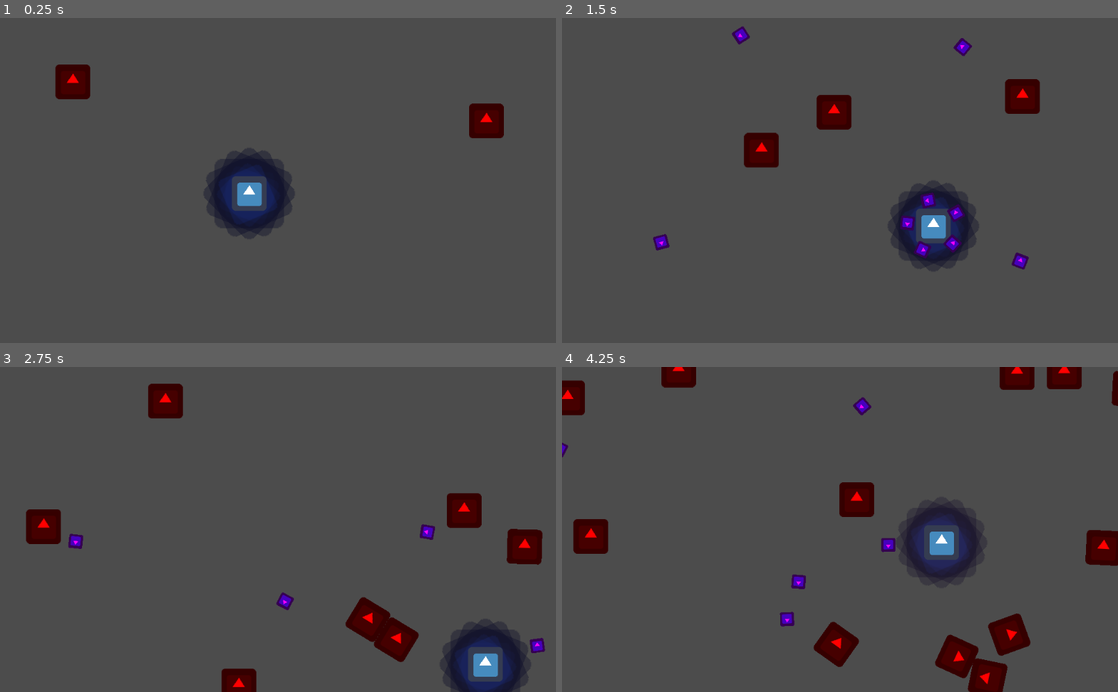
Above: before the commit, frames 1-4 (two rows, left to right).
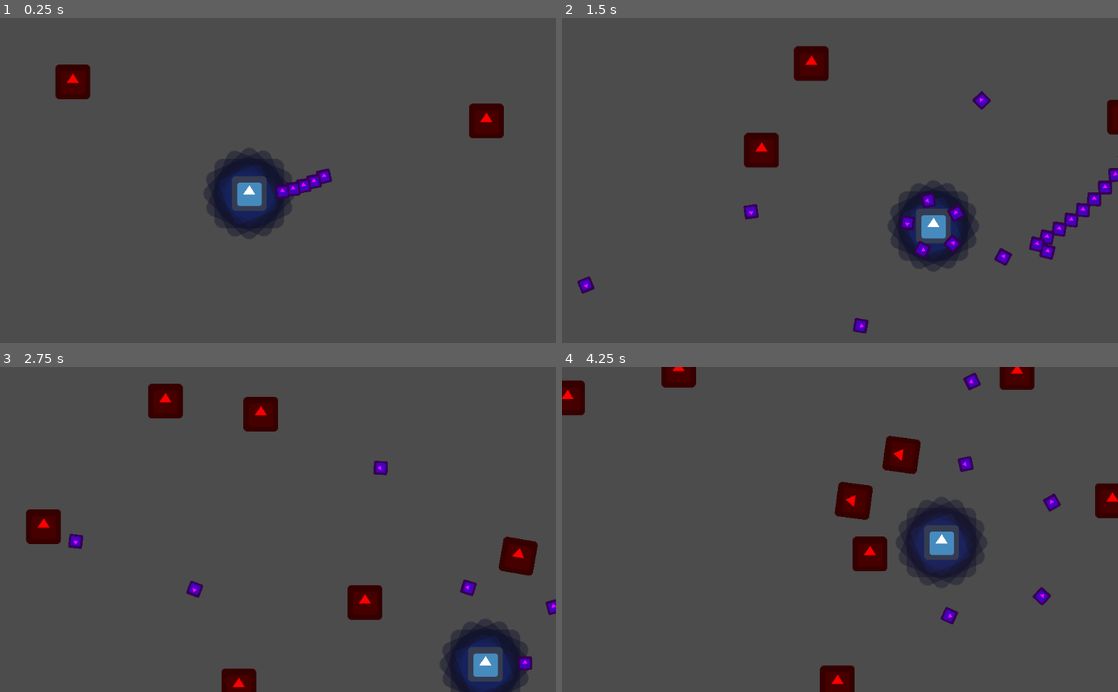
Above: after the commit, the same moments.

Repository: franxz/proto-top-down
Game: Godot game, scene res://scenes/test-map/TestMap.tscn
Same seed, same stepped clock (60 frames per second), same inputs: the game is played once before the commit and once after it. The engine's default icon, where the game draws it, is replaced by a stand-in: a white triangle on a blue panel in a dark square.
Inputs:
- Up to frame 1 (0.25 s): no input
- Up to frame 2 (1.5 s): hold Right (ui_right) 0.53-1.28 s; hold Down (ui_down) from 1.28 s (still down)
- Up to frame 3 (2.75 s): release Down (ui_down) at 2.03 s; hold Right (ui_right) from 2.03 s (still down)
- Up to frame 4 (4.25 s): release Right (ui_right) at 2.78 s; hold Up (ui_up) 2.78-3.53 s; hold Left (ui_left) from 3.53 s (still down)

The runs differ from the first frame. In frame 1, 0.5% of the frame differs, in the area x 49-60%, y 46-56%; in frame 2, 4.1%; in frame 3, 4.2%; in frame 4, 7.9%, in the area x 0-100%, y 0-100%.

Commit message:
Improve weapons

Diff:
--- a/project.godot
+++ b/project.godot
@@ -18,10 +18,16 @@
 "class": "SteeringBehaviorsAgent",
 "language": "GDScript",
 "path": "res://scripts/SteeringBehaviorsAgent.gd"
+}, {
+"base": "Reference",
+"class": "WeaponBase",
+"language": "GDScript",
+"path": "res://scripts/WeaponBase.gd"
 } ]
 _global_script_class_icons={
 "Player": "",
-"SteeringBehaviorsAgent": ""
+"SteeringBehaviorsAgent": "",
+"WeaponBase": ""
 }
 
 [application]
--- a/scenes/weapon-with-range/WeaponWithRange.gd
+++ b/scenes/weapon-with-range/WeaponWithRange.gd
@@ -1,29 +1,48 @@
 extends Node2D
 
 var shot_scene := preload("res://scenes/shot/Shot.tscn")
-var weapon_base_script := preload("res://scripts/WeaponBase.gd")
 
-var weapon_base = weapon_base_script.new()
-var cooldown := 1 # Time between shot spreads in seconds
+var weapon_base = WeaponBase.new()
+var on_cooldown := false
+var cooldown := 2.5 # Time between shot spreads in seconds
 var shot_interval := 0.04 # Time between shots in seconds
 var shot_spread := PI / 7 # Spread of the shots in radians
-var shot_count := 5 # Number of shots in the spray
+var shot_count := 12 # Number of shots in the spray
 var dist_from_center := 48
 
 onready var attack_range := get_node("AttackRange")
 
 func _ready():
-	Global.set_interval(self, "_shoot", cooldown)
+	attack_range.connect("body_entered", self, "_on_enemy_in_range")
+	weapon_base.init(self, shot_scene)
 
-func _shoot():
+
+func _on_enemy_in_range(enemy: Node) -> void:
+	if !on_cooldown:
+		_shoot(enemy)
+		_reset_cooldown()
+
+
+func _cooldown_finished() -> void:
+	on_cooldown = false
 	var closest_enemy : Node = attack_range.get_closest_enemy()
 	if closest_enemy:
-		var dir : Vector2 = (closest_enemy.position - global_position).normalized()
-		var start_angle := dir.angle() - shot_spread / 2
-		var angle_step := shot_spread / (shot_count - 1)
-		for i in range(shot_count):
-			var angle := start_angle + angle_step * i
-			weapon_base.create_shot(shot_scene, weapon_base.get_shot_origin(global_position, angle, dist_from_center), angle) # you can also use same origin for all the shots
-			# Add a slight delay before creating the next shot (MG effect)
-			if i < shot_count - 1:
-				yield(get_tree().create_timer(shot_interval), "timeout")
+		_shoot(closest_enemy)
+		_reset_cooldown()
+
+
+func _reset_cooldown():
+	on_cooldown = true
+	Global.set_timeout(self, "_cooldown_finished", cooldown)
+
+
+func _shoot(enemy: Node) -> void:
+	var dir : Vector2 = (enemy.position - global_position).normalized()
+	var start_angle := dir.angle() - shot_spread / 2
+	var angle_step := shot_spread / (shot_count - 1)
+	for i in range(shot_count):
+		var angle := start_angle + angle_step * i
+		weapon_base.create_shot(angle, weapon_base.get_shot_origin(angle, dist_from_center)) # you can also use same origin for all the shots
+		# Add a slight delay before creating the next shot (MG effect)
+		if i < shot_count - 1:
+			yield(get_tree().create_timer(shot_interval), "timeout")
--- a/scenes/weapon/Weapon.gd
+++ b/scenes/weapon/Weapon.gd
@@ -1,15 +1,15 @@
 extends Node2D
 
 var shot_scene := preload("res://scenes/shot/Shot.tscn")
-var weapon_base_script := preload("res://scripts/WeaponBase.gd")
 
-var weapon_base = weapon_base_script.new()
-var cooldown := 0.75
+var weapon_base = WeaponBase.new()
+var cooldown := 0.5
 var shot_count := 5
 var dist_from_center := 48
 var start_angle := 0.0
 
 func _ready():
+	weapon_base.init(self, shot_scene)
 	Global.set_interval(self, "_shoot", cooldown)
 
 
@@ -21,4 +21,4 @@
 	var angle_diff := 2 * PI / shot_count
 	for i in range(shot_count):
 		var angle = start_angle + angle_diff * i
-		weapon_base.create_shot(shot_scene, weapon_base.get_shot_origin(global_position, angle, dist_from_center), angle)
+		weapon_base.create_shot(angle, weapon_base.get_shot_origin(angle, dist_from_center))
--- a/scripts/WeaponBase.gd
+++ b/scripts/WeaponBase.gd
@@ -1,11 +1,20 @@
 extends Reference
+class_name WeaponBase
 
-func get_shot_origin(global_position: Vector2, angle: float, dist_from_center := 0) -> Vector2:
-  var dir : Vector2 = Global.Vector2_from_angle(angle)
-  return global_position + dir * dist_from_center
+var weapon_node : Node2D = null
+var shot_scene : PackedScene = null
+
+func init(weapon_node_: Node2D, shot_scene_: PackedScene):
+	weapon_node = weapon_node_
+	shot_scene = shot_scene_
 
 
-func create_shot(shot_scene: PackedScene, position: Vector2, angle: float) -> void:
+func get_shot_origin(angle: float, dist_from_center := 0) -> Vector2:
+  var dir : Vector2 = Global.Vector2_from_angle(angle)
+  return weapon_node.global_position + dir * dist_from_center
+
+
+func create_shot(angle: float, position: Vector2) -> void:
 	var shot := shot_scene.instance()
 	shot.init(position, angle)
 	Global.root_node.add_child(shot)
